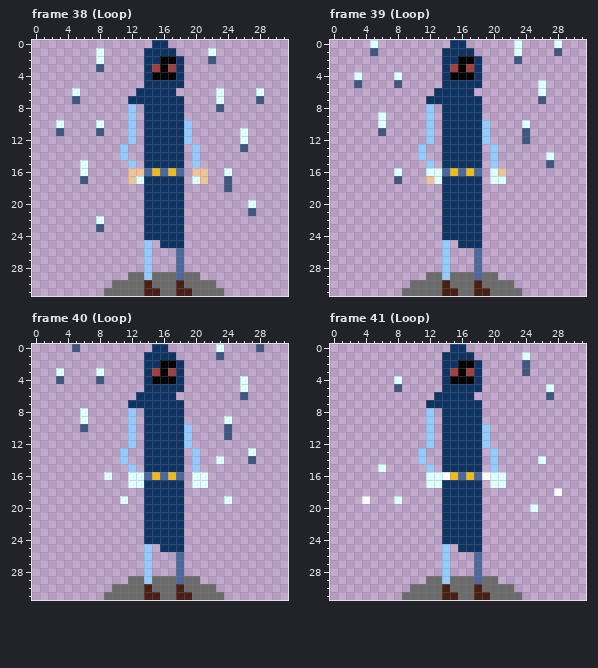
Edited in one commit: pixel-art file (SkeletonSlayerUnity/Assets/ASSETS_ROOT/animations/main_char/asperite/main--char-mage-rework-newhead-newcolor-jumprework-teleport-cast-animation.aseprite). The picture above is the old version.
32x32 pixels, 45 frames. Pixels under 10% opacity are left out. Colours within 5 levels of each other are drawn and written as one. Shown: frame 38 (Loop), frame 39 (Loop), frame 40 (Loop), frame 41 (Loop). The commit also changed other frames, which this record leaves out.
The result:
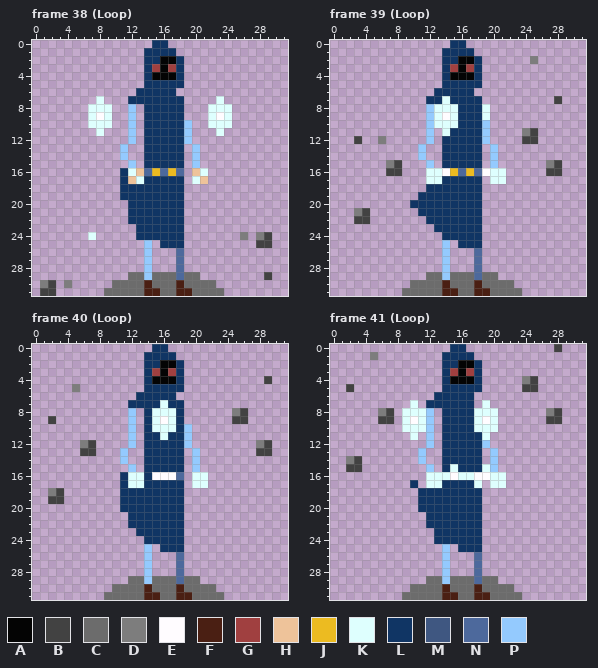
Palette (. is transparent): A #040404  B #424242  C #6c6c6c  D #7d7d7d  E #fffcff  F #4a1f13  G #a04040  H #eec39a  J #ecbb21  K #defffe  L #103564  M #3f5781  N #4d699c  P #94cafe
Author's note on the commit: fine tune: mage cast animation
The exact change:
Changed rows in their new state; - is an unchanged pixel.
Frame 38 (Loop):
first column x 3:
 1 -----.-------------.-------
 2 -----.-------------.-------
 3 -----.---------------------
 6 --.-----------------.----.-
 7 --.--K-------------------.-
 8 ----KKK------------KKK-----
 9 ----KEK------------KEK-----
10 .---K-K------------KKK-----
11 .----K--------------K--.---
12 -----------------------.---
13 -----------------------.---
15 ---.-----------------------
16 ---.----LK--------K--.-----
17 ---.----L------------.-----
18 --------LLL----------.-----
19 --------LLL----------------
20 ---------LL-------------.--
21 ---------LL-------------.--
22 -----.---LL----------------
23 -----.----L----------------
24 ----K-----L------------D-DB
25 -------------------------BB
first column x 1:
29 ----------------------------B
30 DB-D-------------------------
31 BB---------------------------
Frame 39 (Loop):
first column x 3:
 0 --.-----------------.----.
 1 --.-----------------.----.
 2 --------------------.-D---
 4 .----.--------------------
 5 .----.-----------------.--
 6 -----------------------.--
 7 -----------K-----------.-B
 8 ----------KKK---K---------
 9 ---.------KEK---K---------
10 ---.------KKK--------.----
11 ---.-------K---------DB---
12 B--D-----------------BB---
14 ------------------------.-
15 ----DB------------------DB
16 ----BB-----E----E-K-----BB
17 -----.---K----------------
18 ---------LL---------------
19 --------LLL---------------
20 -------LLLL---------------
21 DB------LLL---------------
22 BB-------LL---------------
23 ----------L---------------
Frame 40 (Loop):
first column x 2:
 0 ---.-----------------.----.-
 1 ---------------------.------
 3 -.----.---------------------
 4 -.----.-----------------.--B
 5 ---D--------------------.---
 6 ------------------------.---
 7 --------------K-------------
 8 ----.--------KKK-------DB---
 9 B---.--------KEK------.BB---
10 ----.--------KKK------.-----
11 --------------K-------.-----
12 ----DB--------------------DB
13 ----BB-------------------.BB
14 ---------------------.---.--
16 -------.-L--LEEE------------
17 ---------L------------------
18 DB-------LLL----------------
19 BB-------LLL----------.-----
20 ---------LLL----------------
21 ----------LL----------------
22 ----------LL----------------
23 -----------L----------------
Frame 41 (Loop):
first column x 2:
 0 --------------------------B
 1 ---D------------------.----
 2 ----------------------.----
 3 ----------------------.----
 4 ------.---------------DB---
 5 B-----.---------------BB-.-
 6 -------------------------.-
 7 --------K-------.K---------
 8 ----DB-KKK------KKK------DB
 9 ----BB-KEK------KEK------BB
10 -------KKK------KKK--------
11 --------K--------K---------
14 DB----------------------.--
15 BB--.--------K---K---------
16 ------------KEKKE----------
17 --------L-------K----------
18 ---------LLL--------------.
19 --.---.--LLL---------------
20 ---------LLL-----------.---
21 ----------LL---------------
22 ----------LL---------------
23 -----------L---------------
24 -----------L---------------
